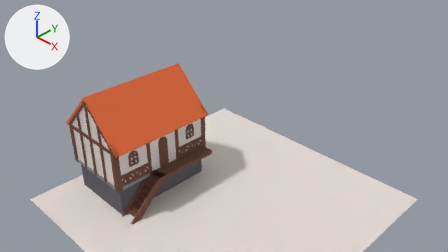
Before and after pictures for a commit that changed the Blender file Exterior/exterior_organisms.blend.
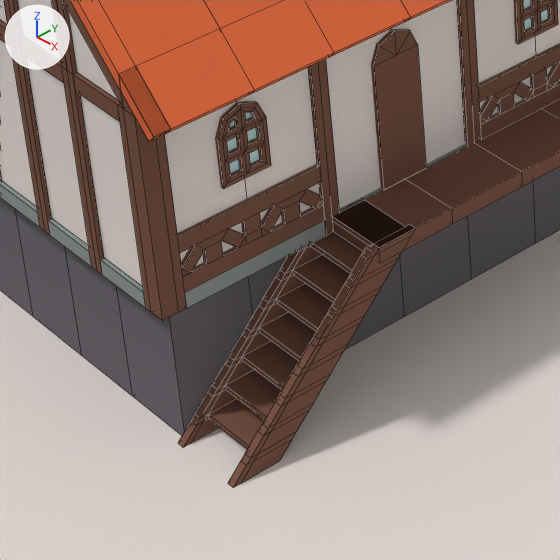
The first picture shows the older version from the file's camera '_Camera'. The close-ups show both versions on the part from 19% to 43% of the width and 52% to 95% of the height of that picture; other places that the commit changed are outside them. Every picture has the same lights, and +X, +Y and +Z are marked at upper left. The close-ups show mesh edges as thin lines.

Objects in the first close-up: 'Base_1x1x0.8_proxy', 'Door03_0.2x0.6x2_proxy', 'Ladder_1.1x1x0.5_proxy', 'Plane', 'WoodFloor_1x1x0.2_proxy', '_LogWall_0.2x2x0.7_proxy', '_LogWall_0.2x2x0.7_proxy.002', '_PillarwRoof_0.2x0.2x2.5_proxy.002', '_RoofwLog_1x2x1_proxy.001', '_WallRoof01_4x0.2x2.6_proxy.001', '_WallwRoof_0.2x2x2.5_proxy.001', '_WallwoRoof_0.2x1x2.5_proxy.001'.
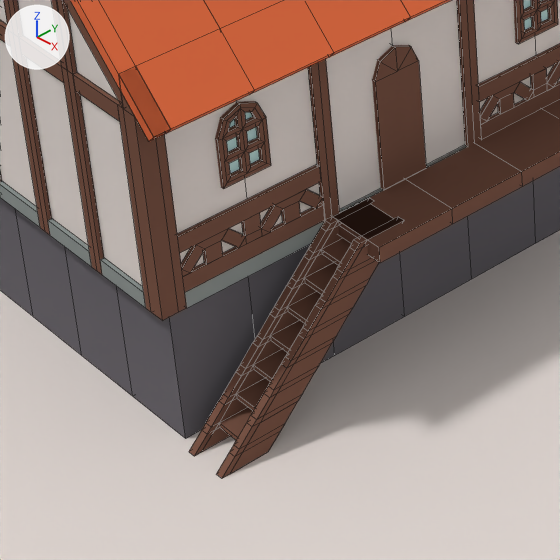
What the commit changed:
me_ladder_1_1x1x0_5_b_001 is used by ob_ladder_1_1x1x0_5_proxy; location (-3.0, -4.0, -2.0); rotation (0.0, 0.0, -1.571), in degrees (0, 0, -90).
me_ladder_1_1x1x0_5_b_001 had 92 vertices, 84 faces and spanned x 0.0..1.1, y 0.0..1.0, z 0.0..0.5.
me_ladder_1_1x1x0_5_b_001 now has 68 vertices, 68 faces and spans x 0.0..1.1, y 0.2..0.8, z 0.0..0.5.
me_ladder_1_1x1x0_5_b_001 part 1: the loose piece of 58 vertices spanning x 0.0..1.1, y 0.1..1.0, z 0.0..0.5 is rebuilt with 68 vertices and now spans x 0.0..1.1, y 0.2..0.8, z 0.0..0.5.
me_ladder_1_1x1x0_5_b_001 part 2: the loose piece of 34 vertices spanning x 0.0..1.1, y 0.0..0.1, z 0.0..0.5 is deleted.
me_door03_0_2x0_6x2_a has 20 vertices, 17 faces and spans x -0.2..0.0, y -0.3..0.3, z 0.0..1.9.
me_door03_0_2x0_6x2_a is used by ob_door03_0_2x0_6x2_proxy; location (-3.0, -2.0, 0.0); rotation (0.0, 0.0, 3.142), in degrees (0, 0, 180).
me_door03_0_2x0_6x2_a part 3: all 16 vertices in x -0.2..0.0, y -0.3..0.3, z 1.6..1.9 are moved by (0.0, 0.0, -0.2).

Changed parts and their boxes [x1, y1, x2, y2] in the close-ups (560 x 560 px):
'Ladder_1.1x1x0.5_proxy', reshaped (10% narrower): before [178, 198, 416, 488]; after [189, 198, 403, 478]
'Door03_0.2x0.6x2_proxy', reshaped (10% shorter): before [371, 29, 426, 190]; after [372, 45, 426, 190]
part 1 of me_ladder_1_1x1x0_5_b_001, rebuilt: before [208, 198, 416, 488]; after [189, 198, 403, 478]
part 2 of me_ladder_1_1x1x0_5_b_001, deleted (brown): before [178, 244, 322, 447]
